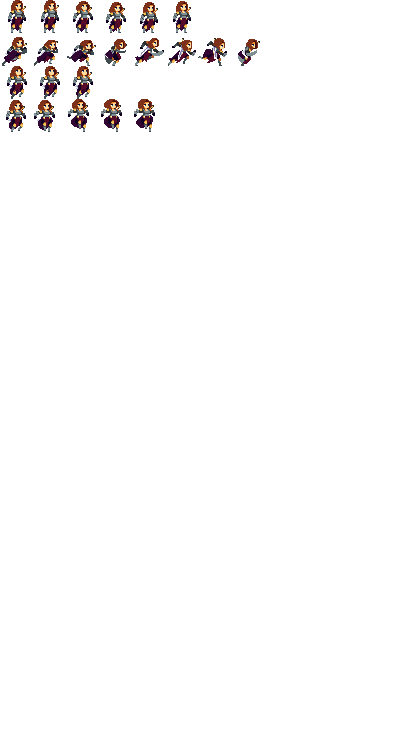
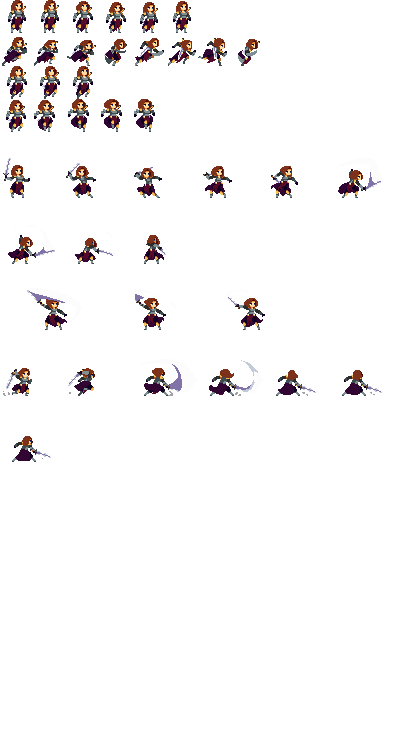
Layer changes from the first 414 × 748 image to the second:
painted on "Character" over [3, 156, 385, 462]
